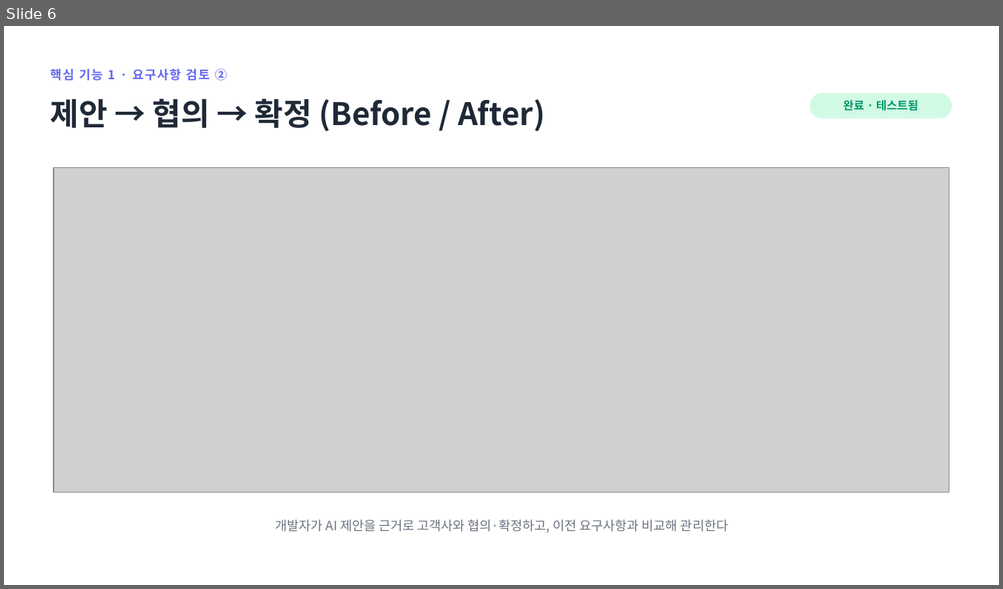
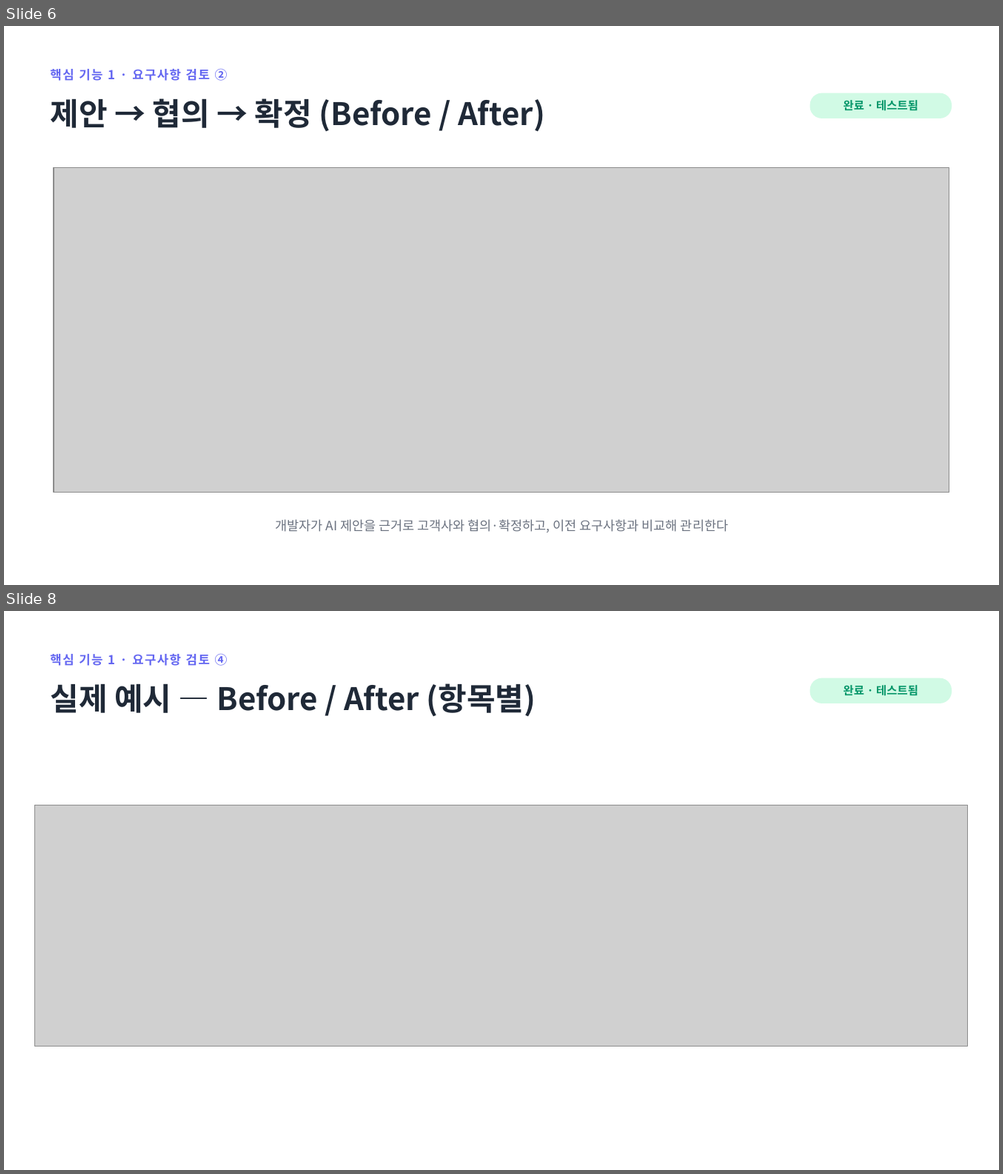
Before and after one commit to jihunhan98/semes-superrookie, a slide deck: docs/진행공유_요구사항자동화.pptx. Shown one above the other, each under a label of ours: slide 6 before the commit, slides 6 and 8 after it; the slides between them are not shown. The pictures are 1003x589 and 1003x1174 pixels, drawn with LibreOffice and Linux fonts; fonts in the diff are those of the drawing; grey boxes stand for pictures. Boxes give left, top, right and bottom in pixels: in the first picture for what was removed or moved away, otherwise in the second. Text is boxed around its words. In the diff, an @@ line names an element or a change of style, - is before the commit and + after.

```diff
--- a/docs/진행공유_요구사항자동화.pptx
+++ b/docs/진행공유_요구사항자동화.pptx
@@ slide 8 added at bbox=[4, 611, 999, 1170], background #FFFFFF @@
@@ text added at bbox=[50, 654, 227, 666], 12 pt, text #6366F1, bold @@
+핵심 기능 1 · 요구사항 검토 ④
@@ text added at bbox=[50, 684, 535, 717], 30 pt, text #1F2937, bold @@
+실제 예시 — Before / After (항목별)
@@ rounded rectangle added at bbox=[810, 678, 951, 703], fill #D1FAE5, 11 pt, text #059669, bold @@
+완료 · 테스트됨
@@ picture added at bbox=[34, 805, 967, 1046] @@
```
Also in this commit, not shown: 2 slides changed, 4 other files.
